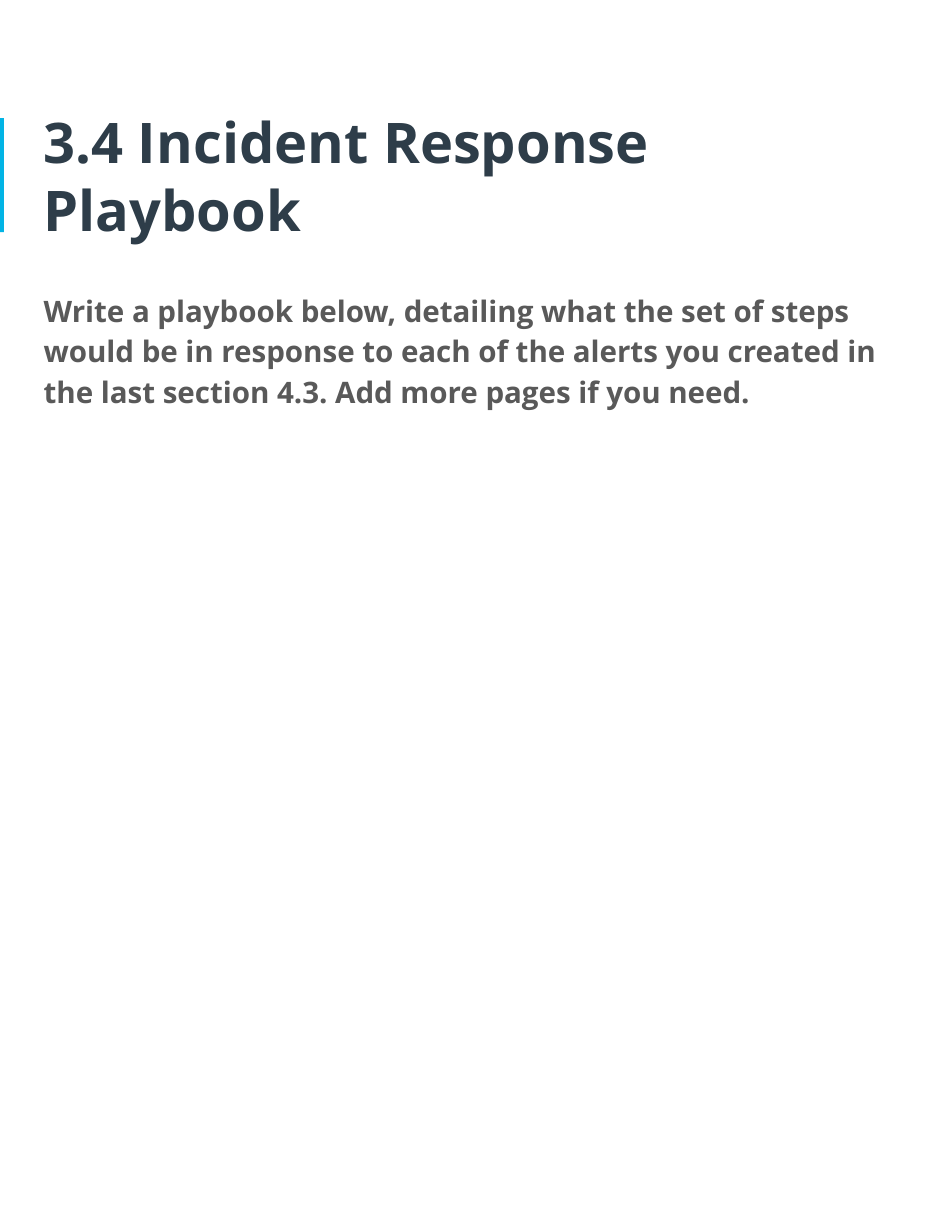
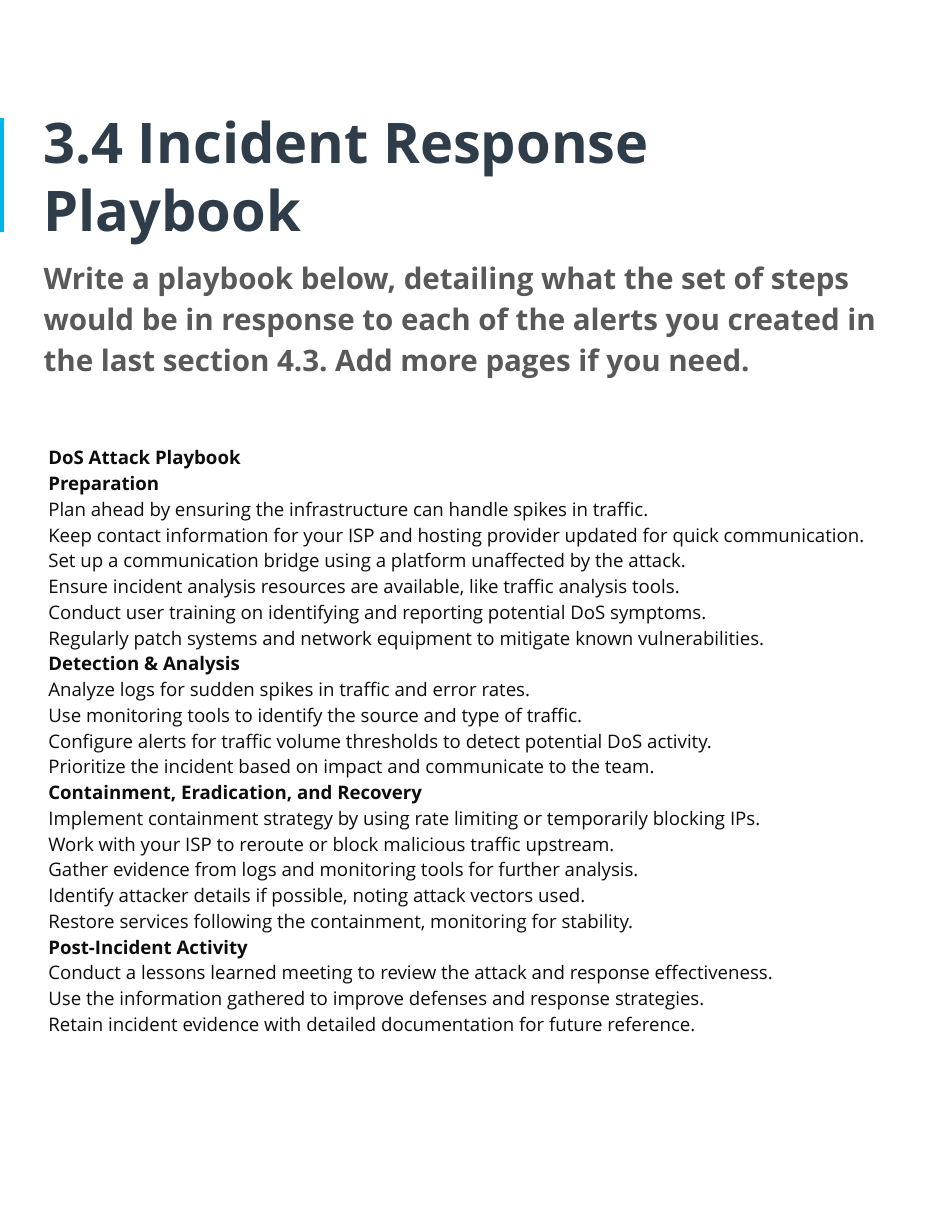
Before and after one commit to osman-software-engineer/enterprise-perimeter-and-network-security, a slide deck: slide 32 of phase-1/CyberSecurity Implementation Plan.pptx. Drawn at 952x1232 pixels with LibreOffice and Linux fonts; fonts in the diff are those of the drawing. Boxes give left, top, right and bottom in pixels: in the first picture for what was removed or moved away, otherwise in the second. Text is boxed around its words. In the diff, an @@ line names an element or a change of style, - is before the commit and + after.

Commit message:
Feature: Completed project and submitted for review

```diff
--- a/phase-1/CyberSecurity Implementation Plan.pptx
+++ b/phase-1/CyberSecurity Implementation Plan.pptx
@@ text "Write a playbook below, detailing ..." moved from (x1=44, y1=299, x2=875, y2=410) to (x1=44, y1=266, x2=875, y2=1032) @@
@@ text at (x1=48, y1=449, x2=865, y2=1032): paragraphs added @@
+DoS Attack Playbook
+Preparation
+Plan ahead by ensuring the infrastructure can handle spikes in traffic.
+Keep contact information for your ISP and hosting provider updated for quick communication.
+Set up a communication bridge using a platform unaffected by the attack.
+Ensure incident analysis resources are available, like traffic analysis tools.
+Conduct user training on identifying and reporting potential DoS symptoms.
+Regularly patch systems and network equipment to mitigate known vulnerabilities.
+Detection & Analysis
+Analyze logs for sudden spikes in traffic and error rates.
+Use monitoring tools to identify the source and type of traffic.
+Configure alerts for traffic volume thresholds to detect potential DoS activity.
+Prioritize the incident based on impact and communicate to the team.
+Containment, Eradication, and Recovery
+Implement containment strategy by using rate limiting or temporarily blocking IPs.
+Work with your ISP to reroute or block malicious traffic upstream.
+Gather evidence from logs and monitoring tools for further analysis.
+Identify attacker details if possible, noting attack vectors used.
+Restore services following the containment, monitoring for stability.
+Post-Incident Activity
+Conduct a lessons learned meeting to review the attack and response effectiveness.
+Use the information gathered to improve defenses and response strategies.
+Retain incident evidence with detailed documentation for future reference.
```
Also in this commit, not shown: 14 other slides changed, 6 slides added.
